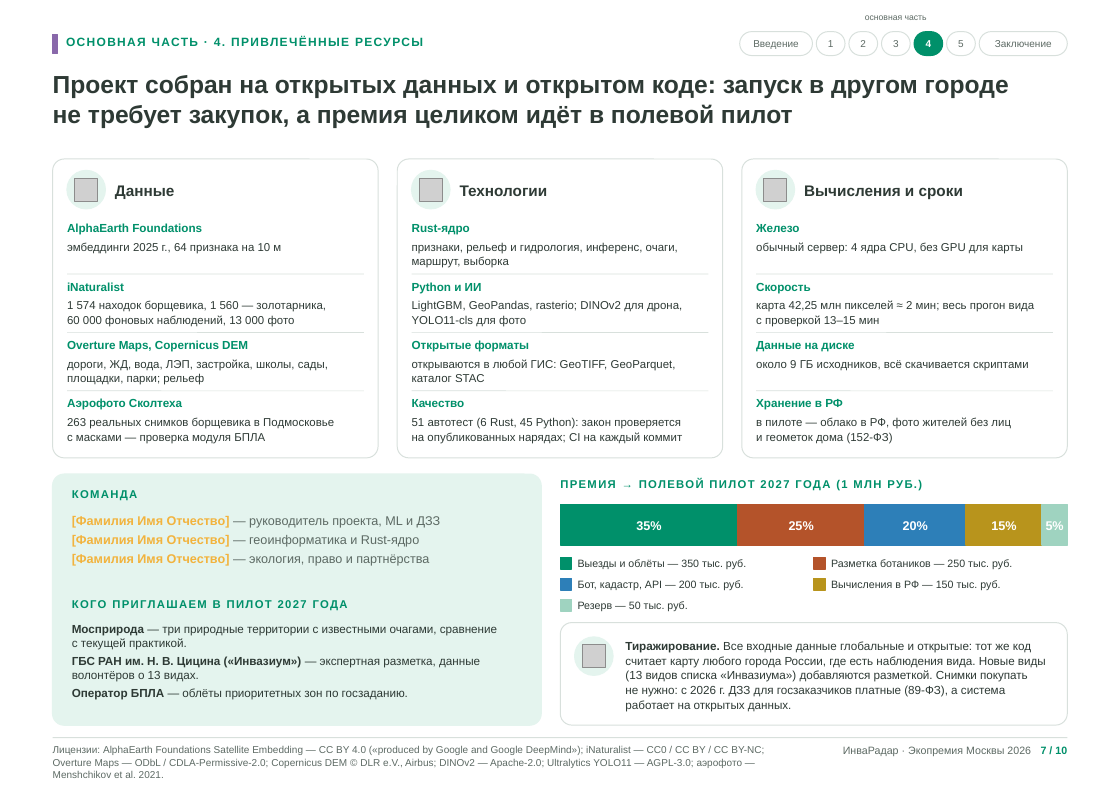
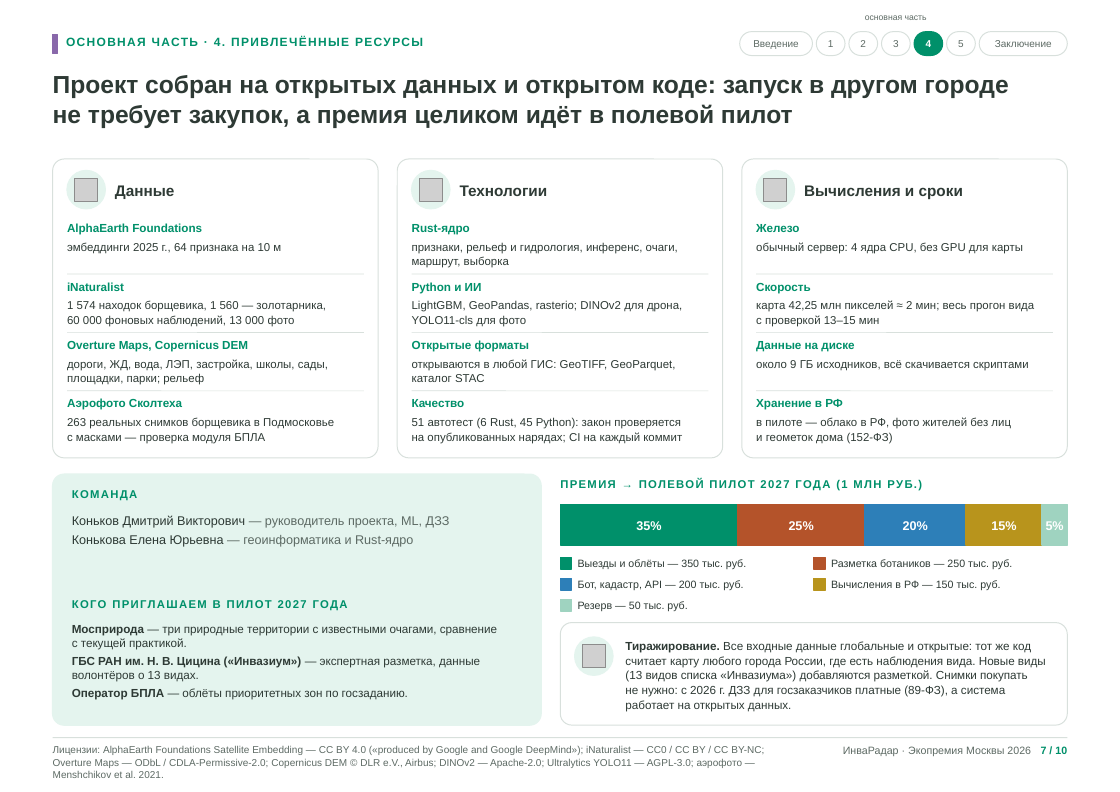
Before and after one commit to KonkovDV/InvaRadar, a slide deck: slide 7 of presentation/InvaRadar_Ecopremia2026_podacha.pptx. Drawn at 1120x792 pixels with LibreOffice and Linux fonts; fonts in the diff are those of the drawing; grey boxes stand for pictures; background and template pictures are left out. Boxes give left, top, right and bottom in pixels: in the first picture for what was removed or moved away, otherwise in the second. Text is boxed around its words. In the diff, an @@ line names an element or a change of style, - is before the commit and + after.

```diff
--- a/presentation/InvaRadar_Ecopremia2026_podacha.pptx
+++ b/presentation/InvaRadar_Ecopremia2026_podacha.pptx
@@ text at [72, 515, 450, 547]: text changed @@
-[Фамилия Имя Отчество] — руководитель проекта, ML и ДЗЗ
-[Фамилия Имя Отчество] — геоинформатика и Rust-ядро
-[Фамилия Имя Отчество] — экология, право и партнёрства
+Коньков Дмитрий Викторович — руководитель проекта, ML, ДЗЗ
+Конькова Елена Юрьевна — геоинформатика и Rust-ядро
```
Also in this commit, not shown: 9 other slides changed, 5 other files.
